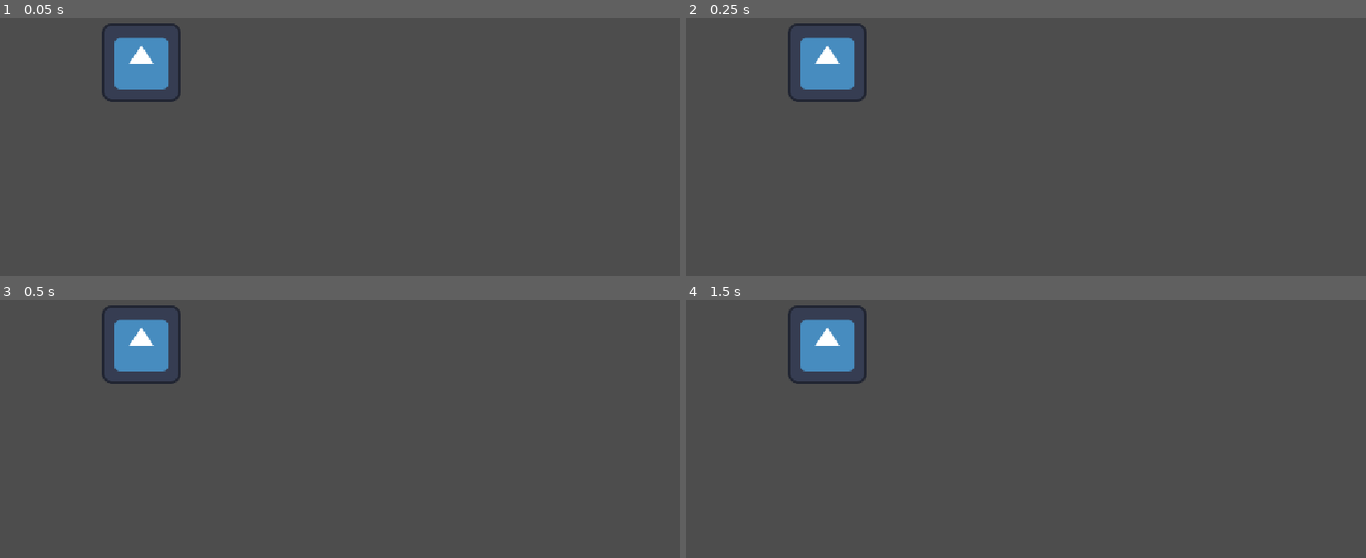
Above: before the commit, frames 1-4 (two rows, left to right).
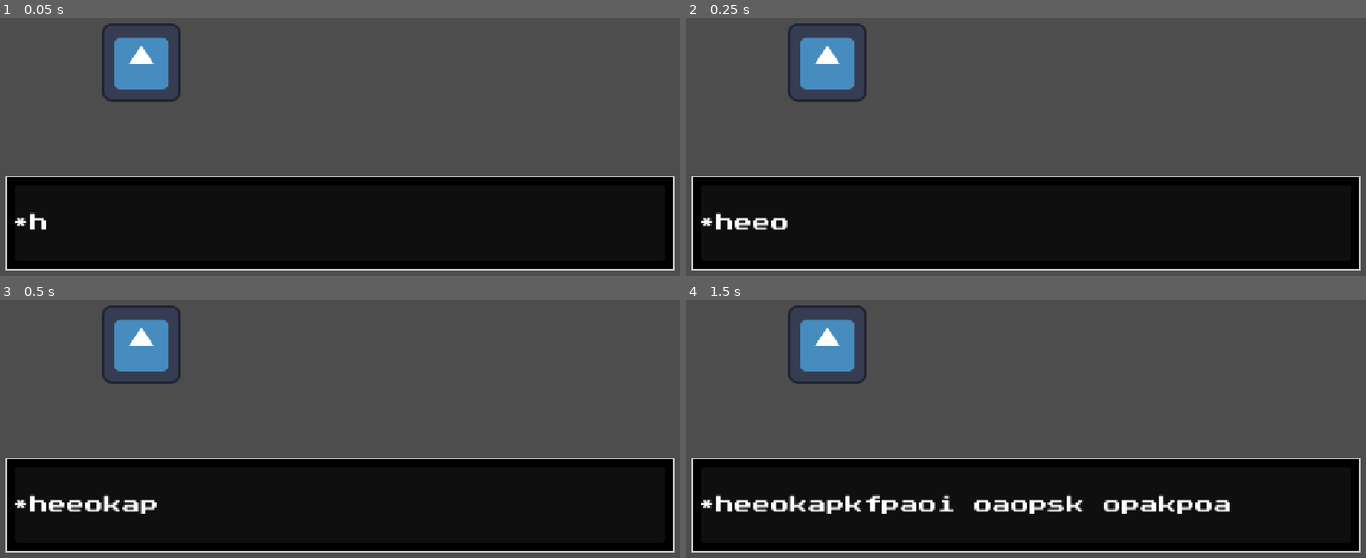
Above: after the commit, the same moments.

Repository: nugamestudioclub/memento
Game: Godot game, scene res://Rooms/main.tscn
The game is run twice, just before and just after one commit, with the same random seed, the same clock (stepped at 60 frames per second) and the same inputs. The engine's default icon, where the game draws it, is replaced by a stand-in: a white triangle on a blue panel in a dark square.
Inputs:
- Up to frame 1 (0.05 s): no input
- Up to frame 2 (0.25 s): no input
- Up to frame 3 (0.5 s): no input
- Up to frame 4 (1.5 s): tap Enter at 0.5 s; tap X at 0.6, 1.35 s; tap Space at 1.25 s

The runs differ from the first frame. In frame 1, 36% of the frame differs, in the area x 0-100%, y 61-98%; in frame 2, 36%; in frame 3, 36%; in frame 4, 36%.

Commit message:
Fixed textbox

Diff:
--- a/memento/Player/player.tscn
+++ b/memento/Player/player.tscn
@@ -1,6 +1,7 @@
 [gd_scene format=3 uid="uid://sqsa2lquu5jm"]
 
 [ext_resource type="Texture2D" uid="uid://bv8a7qxja73d2" path="res://icon.svg" id="1_l8h54"]
+[ext_resource type="PackedScene" uid="uid://bigi8jnh410o5" path="res://UI/textbox.tscn" id="2_4ntmi"]
 
 [sub_resource type="GDScript" id="GDScript_hwy5s"]
 script/source = "extends CharacterBody2D
@@ -36,3 +37,5 @@
 
 [node name="CollisionShape2D" type="CollisionShape2D" parent="." unique_id=1889604920]
 shape = SubResource("CircleShape2D_ahet1")
+
+[node name="Textbox" parent="." unique_id=65272216 instance=ExtResource("2_4ntmi")]
--- a/memento/Rooms/main.tscn
+++ b/memento/Rooms/main.tscn
@@ -1,8 +1,11 @@
 [gd_scene format=3 uid="uid://b1ngoxhydu338"]
 
 [ext_resource type="PackedScene" uid="uid://sqsa2lquu5jm" path="res://Player/player.tscn" id="1_t5xo0"]
+[ext_resource type="PackedScene" uid="uid://bigi8jnh410o5" path="res://UI/textbox.tscn" id="2_f2r3m"]
 
 [node name="Node2D" type="Node2D" unique_id=1840739183]
 
 [node name="Player" parent="." unique_id=2118467575 instance=ExtResource("1_t5xo0")]
 position = Vector2(253, 277)
+
+[node name="Textbox" parent="." unique_id=65272216 instance=ExtResource("2_f2r3m")]
--- /dev/null
+++ b/memento/Scripts/textbox.gd
@@ -0,0 +1,27 @@
+
+extends CanvasLayer
+
+@onready var dialogue_label: Label = $MarginContainer/MarginContainer/HBoxContainer/Label2
+var duration = 13
+var tween: Tween
+
+func _ready():
+	display_dialogue("heeokapkfpaoi oaopsk opakpoa")
+
+func _input(event):
+	if event is InputEventKey and event.pressed and event.keycode == KEY_X:
+		if dialogue_label.visible_characters < dialogue_label.text.length():
+			tween.kill()
+			dialogue_label.visible_characters = -1
+
+func display_dialogue(text_to_show: String):
+	dialogue_label.text = text_to_show
+	dialogue_label.visible_characters = 0
+
+	tween = create_tween()
+	tween.tween_property(
+		dialogue_label,
+		"visible_characters",
+		text_to_show.length(),
+		text_to_show.length() / duration
+	)
--- a/memento/UI/textbox.tscn
+++ b/memento/UI/textbox.tscn
@@ -1,5 +1,6 @@
 [gd_scene format=3 uid="uid://bigi8jnh410o5"]
 
+[ext_resource type="Script" uid="uid://bd3tmo224ubn7" path="res://Scripts/textbox.gd" id="1_m6e41"]
 [ext_resource type="FontFile" uid="uid://bji16pv3s1w0o" path="res://UI/PressStart2P-Regular.ttf" id="1_oav4j"]
 
 [sub_resource type="StyleBoxFlat" id="StyleBoxFlat_jafju"]
@@ -10,6 +11,7 @@
 border_width_bottom = 3
 
 [node name="Textbox" type="CanvasLayer" unique_id=65272216]
+script = ExtResource("1_m6e41")
 
 [node name="MarginContainer" type="MarginContainer" parent="." unique_id=204890145]
 anchors_preset = 12
Not shown, added: memento/Scripts/textbox.gd.uid
